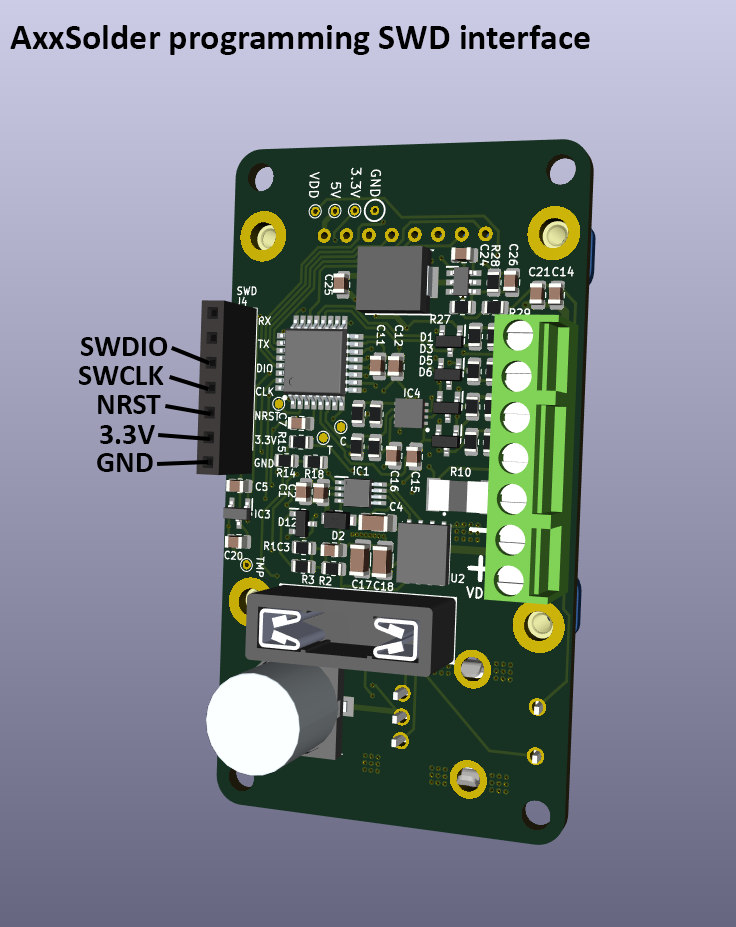
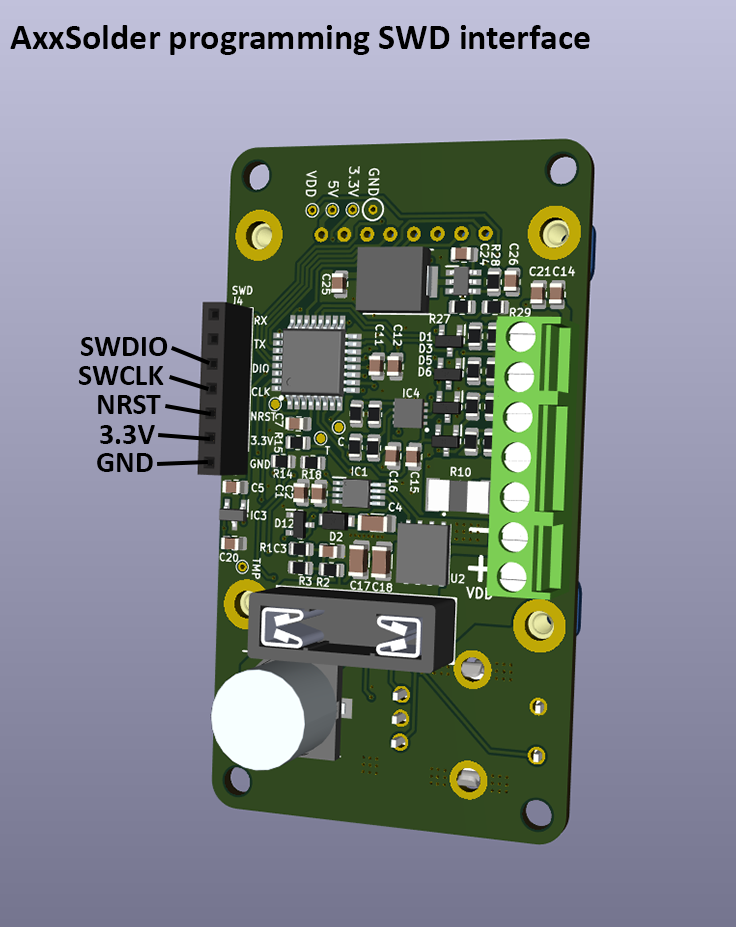
The second (736, 927) image is a revision of the first. Changes to its layers:
removed layer "Background" over [0, 0, 736, 927]
added layer "11" over [0, 0, 736, 927]
